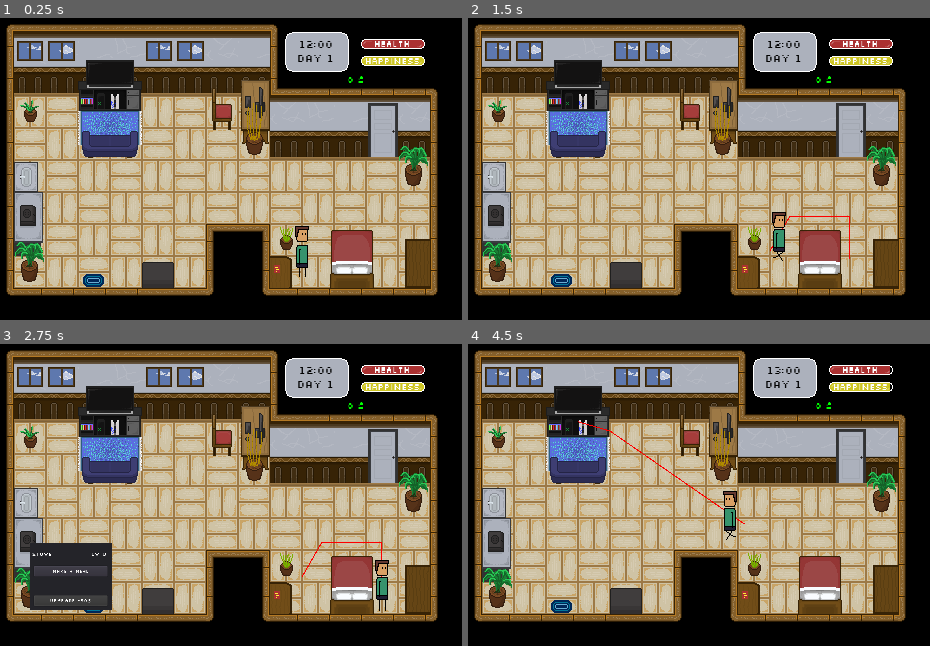
Above: before the commit, frames 1-4 (two rows, left to right).
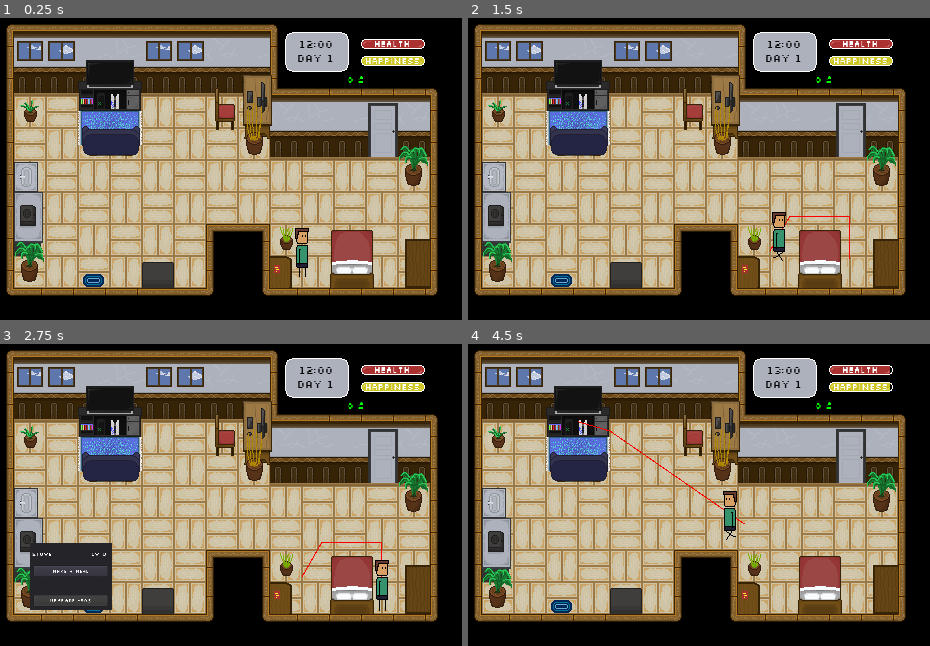
Above: after the commit, the same moments.

Repository: sun-wise-man/work-from-home
Game: Godot game, scene res://scenes/main.tscn
Two runs of this game, one before a commit and one after it. Both use one fixed random seed, a clock stepped at 60 frames per second and the inputs below.
Inputs (mouse positions are in pixels of both pictures, inside the frame that each line leads up to):
- Up to frame 1 (0.25 s): no input
- Up to frame 2 (1.5 s): move the mouse to (819, 259) at 0.52 s; click (819, 259) at 0.67 s; click "Go to sleep" at 1.25 s
- Up to frame 3 (2.75 s): move the mouse to (27, 543) at 2.02 s; click (27, 543) at 2.17 s
- Up to frame 4 (4.5 s): click "Make a meal" at 2.75 s; move the mouse to (578, 413) at 3.52 s; click (578, 413) at 3.67 s; click "Play a game" at 4.25 s

The runs differ from the first frame. In frame 1, 2.0% of the frame differs, in the area x 17-78%, y 18-81%; in frame 2, 1.9%; in frame 3, 1.9%; in frame 4, 1.9%.

Commit message:
Added Animations
Added several animations:
1. Sleeping (Bed Node)
2. Working (PC Node)
3. Playing (Console Node & Sofa Node -- Tilemap Child)
4. Eating (Player Node -- Animated Sprite)

Diff:
--- a/scenes/main.tscn
+++ b/scenes/main.tscn
@@ -21,7 +21,7 @@
 [ext_resource path="res://scenes/EventPanel.gd" type="Script" id=19]
 [ext_resource path="res://scenes/Decision.gd" type="Script" id=20]
 [ext_resource path="res://sprites/Window_64x.png" type="Texture" id=21]
-[ext_resource path="res://sprites/PC_64x.png" type="Texture" id=22]
+[ext_resource path="res://sprites/Chair_64x.png" type="Texture" id=22]
 [ext_resource path="res://sprites/Door_64x.png" type="Texture" id=23]
 [ext_resource path="res://sprites/Furniture_64x.png" type="Texture" id=24]
 [ext_resource path="res://fonts/slkscr.ttf" type="DynamicFontData" id=25]
@@ -33,6 +33,8 @@
 [ext_resource path="res://sprites/Element_Bar/Big_Frame_64x.png" type="Texture" id=31]
 [ext_resource path="res://sprites/Element_Bar/Happiness_GUI_64x.png" type="Texture" id=32]
 [ext_resource path="res://sprites/Element_Bar/Frame_64x.png" type="Texture" id=33]
+[ext_resource path="res://sprites/Eating_64x.png" type="Texture" id=34]
+[ext_resource path="res://sprites/Sofa_64x.png" type="Texture" id=35]
 
 [sub_resource type="NavigationPolygon" id=1]
 vertices = PoolVector2Array( 64.5887, 93.9015, 248.505, 94.3163, 160.561, 103.316, 95.5613, 103.316, 63.9934, 122.475,  …(539 unchanged characters)…
@@ -631,143 +633,280 @@
 11/shapes = [  ]
 11/z_index = 0
 
-[sub_resource type="SpriteFrames" id=4]
+[sub_resource type="AtlasTexture" id=4]
+atlas = ExtResource( 35 )
+region = Rect2( 0, 0, 64, 64 )
+
+[sub_resource type="AtlasTexture" id=5]
+atlas = ExtResource( 35 )
+region = Rect2( 64, 0, 64, 64 )
+
+[sub_resource type="SpriteFrames" id=6]
+animations = [ {
+"frames": [ SubResource( 4 ) ],
+"loop": false,
+"name": "default",
+"speed": 5.0
+}, {
+"frames": [ SubResource( 5 ) ],
+"loop": true,
+"name": "activity",
+"speed": 5.0
+} ]
+
+[sub_resource type="AtlasTexture" id=7]
+atlas = ExtResource( 34 )
+region = Rect2( 0, 0, 64, 64 )
+
+[sub_resource type="AtlasTexture" id=8]
+atlas = ExtResource( 34 )
+region = Rect2( 64, 0, 64, 64 )
+
+[sub_resource type="AtlasTexture" id=9]
+atlas = ExtResource( 34 )
+region = Rect2( 128, 0, 64, 64 )
+
+[sub_resource type="AtlasTexture" id=10]
+atlas = ExtResource( 34 )
+region = Rect2( 192, 0, 64, 64 )
+
+[sub_resource type="SpriteFrames" id=11]
 animations = [ {
 "frames": [ ExtResource( 6 ), ExtResource( 7 ), ExtResource( 8 ), ExtResource( 9 ) ],
 "loop": true,
 "name": "idle",
 "speed": 6.0
 }, {
+"frames": [ SubResource( 7 ), SubResource( 8 ), SubResource( 9 ), SubResource( 10 ) ],
+"loop": true,
+"name": "eating",
+"speed": 3.0
+}, {
 "frames": [ ExtResource( 1 ), ExtResource( 5 ), ExtResource( 4 ), ExtResource( 3 ) ],
 "loop": true,
 "name": "walk",
 "speed": 8.0
 } ]
 
-[sub_resource type="RectangleShape2D" id=5]
+[sub_resource type="RectangleShape2D" id=12]
 extents = Vector2( 7.15993, 26.0387 )
 
-[sub_resource type="RectangleShape2D" id=6]
+[sub_resource type="AtlasTexture" id=13]
+atlas = ExtResource( 13 )
+region = Rect2( 0, 0, 64, 64 )
+
+[sub_resource type="AtlasTexture" id=14]
+atlas = ExtResource( 13 )
+region = Rect2( 64, 0, 64, 64 )
+
+[sub_resource type="AtlasTexture" id=15]
+atlas = ExtResource( 13 )
+region = Rect2( 128, 0, 64, 64 )
+
+[sub_resource type="AtlasTexture" id=16]
+atlas = ExtResource( 13 )
+region = Rect2( 192, 0, 64, 64 )
+
+[sub_resource type="AtlasTexture" id=17]
+atlas = ExtResource( 13 )
+region = Rect2( 0, 64, 64, 64 )
+
+[sub_resource type="SpriteFrames" id=18]
+animations = [ {
+"frames": [ SubResource( 13 ) ],
+"loop": true,
+"name": "default",
+"speed": 3.0
+}, {
+"frames": [ SubResource( 14 ), SubResource( 15 ), SubResource( 16 ), SubResource( 17 ) ],
+"loop": true,
+"name": "sleeping",
+"speed": 3.0
+} ]
+
+[sub_resource type="RectangleShape2D" id=19]
 extents = Vector2( 22.5005, 29.868 )
 
-[sub_resource type="RectangleShape2D" id=7]
+[sub_resource type="RectangleShape2D" id=20]
 extents = Vector2( 16, 25.9756 )
 
-[sub_resource type="RectangleShape2D" id=8]
+[sub_resource type="AtlasTexture" id=55]
+atlas = ExtResource( 15 )
+region = Rect2( 0, 0, 64, 64 )
+
+[sub_resource type="AtlasTexture" id=56]
+atlas = ExtResource( 15 )
+region = Rect2( 64, 0, 64, 64 )
+
+[sub_resource type="AtlasTexture" id=57]
+atlas = ExtResource( 15 )
+region = Rect2( 0, 64, 64, 64 )
+
+[sub_resource type="AtlasTexture" id=58]
+atlas = ExtResource( 15 )
+region = Rect2( 64, 64, 64, 64 )
+
+[sub_resource type="SpriteFrames" id=59]
+animations = [ {
+"frames": [ SubResource( 55 ) ],
+"loop": true,
+"name": "default",
+"speed": 5.0
+}, {
+"frames": [ SubResource( 56 ), SubResource( 57 ), SubResource( 58 ) ],
+"loop": true,
+"name": "activities",
+"speed": 0.5
+} ]
+
+[sub_resource type="RectangleShape2D" id=21]
 extents = Vector2( 30.9083, 25.8009 )
 
-[sub_resource type="RectangleShape2D" id=9]
+[sub_resource type="AtlasTexture" id=22]
+atlas = ExtResource( 22 )
+region = Rect2( 0, 0, 64, 64 )
+
+[sub_resource type="AtlasTexture" id=23]
+atlas = ExtResource( 22 )
+region = Rect2( 64, 0, 64, 64 )
+
+[sub_resource type="AtlasTexture" id=24]
+atlas = ExtResource( 22 )
+region = Rect2( 128, 0, 64, 64 )
+
+[sub_resource type="AtlasTexture" id=25]
+atlas = ExtResource( 22 )
+region = Rect2( 192, 0, 64, 64 )
+
+[sub_resource type="AtlasTexture" id=26]
+atlas = ExtResource( 22 )
+region = Rect2( 256, 0, 64, 64 )
+
+[sub_resource type="SpriteFrames" id=27]
+animations = [ {
+"frames": [ SubResource( 22 ) ],
+"loop": true,
+"name": "default",
+"speed": 5.0
+}, {
+"frames": [ SubResource( 23 ), SubResource( 24 ), SubResource( 25 ), SubResource( 26 ) ],
+"loop": true,
+"name": "working",
+"speed": 5.0
+} ]
+
+[sub_resource type="RectangleShape2D" id=28]
 extents = Vector2( 16, 24.8267 )
 
-[sub_resource type="RectangleShape2D" id=10]
+[sub_resource type="RectangleShape2D" id=29]
 extents = Vector2( 17, 28 )
 
-[sub_resource type="AtlasTexture" id=11]
+[sub_resource type="AtlasTexture" id=30]
 atlas = ExtResource( 21 )
 region = Rect2( 0, 0, 64, 32 )
 
-[sub_resource type="AtlasTexture" id=12]
+[sub_resource type="AtlasTexture" id=31]
 atlas = ExtResource( 21 )
 region = Rect2( 64, 0, 64, 32 )
 
-[sub_resource type="AtlasTexture" id=13]
+[sub_resource type="AtlasTexture" id=32]
 atlas = ExtResource( 21 )
 region = Rect2( 128, 0, 64, 32 )
 
-[sub_resource type="AtlasTexture" id=14]
+[sub_resource type="AtlasTexture" id=33]
 atlas = ExtResource( 21 )
 region = Rect2( 192, 0, 64, 32 )
 
-[sub_resource type="AtlasTexture" id=15]
+[sub_resource type="AtlasTexture" id=34]
 atlas = ExtResource( 21 )
 region = Rect2( 256, 0, 64, 32 )
 
-[sub_resource type="AtlasTexture" id=16]
+[sub_resource type="AtlasTexture" id=35]
 atlas = ExtResource( 21 )
 region = Rect2( 0, 64, 64, 32 )
 
-[sub_resource type="AtlasTexture" id=17]
+[sub_resource type="AtlasTexture" id=36]
 atlas = ExtResource( 21 )
 region = Rect2( 64, 64, 64, 32 )
 
-[sub_resource type="AtlasTexture" id=18]
+[sub_resource type="AtlasTexture" id=37]
 atlas = ExtResource( 21 )
 region = Rect2( 128, 64, 64, 32 )
 
-[sub_resource type="AtlasTexture" id=19]
+[sub_resource type="AtlasTexture" id=38]
 atlas = ExtResource( 21 )
 region = Rect2( 192, 64, 64, 32 )
 
-[sub_resource type="AtlasTexture" id=20]
+[sub_resource type="AtlasTexture" id=39]
 atlas = ExtResource( 21 )
 region = Rect2( 256, 64, 64, 32 )
 
-[sub_resource type="SpriteFrames" id=21]
+[sub_resource type="SpriteFrames" id=40]
 animations = [ {
 "frames": [  ],
 "loop": true,
 "name": "default",
 "speed": 5.0
 }, {
-"frames": [ SubResource( 11 ), SubResource( 12 ), SubResource( 13 ), SubResource( 14 ), SubResource( 15 ), SubResource( 16 ), SubResource( 17 ), SubResource( 18 ), SubResource( 19 ), SubResource( 20 ) ],
+"frames": [ SubResource( 30 ), SubResource( 31 ), SubResource( 32 ), SubResource( 33 ), SubResource( 34 ), SubResource( 35 ), SubResource( 36 ), SubResource( 37 ), SubResource( 38 ), SubResource( 39 ) ],
 "loop": true,
 "name": "window",
 "speed": 5.02
 } ]
 
-[sub_resource type="DynamicFont" id=22]
+[sub_resource type="DynamicFont" id=41]
 size = 13
 font_data = ExtResource( 25 )
 
-[sub_resource type="DynamicFont" id=23]
+[sub_resource type="DynamicFont" id=42]
 size = 10
 font_data = ExtResource( 25 )
 
-[sub_resource type="DynamicFont" id=24]
+[sub_resource type="DynamicFont" id=43]
 size = 13
 font_data = ExtResource( 25 )
 
-[sub_resource type="DynamicFont" id=25]
+[sub_resource type="DynamicFont" id=44]
 size = 13
 font_data = ExtResource( 25 )
 
-[sub_resource type="DynamicFont" id=26]
+[sub_resource type="DynamicFont" id=45]
 size = 13
 font_data = ExtResource( 25 )
 
-[sub_resource type="DynamicFont" id=27]
+[sub_resource type="DynamicFont" id=46]
 size = 10
 font_data = ExtResource( 25 )
 
-[sub_resource type="DynamicFont" id=28]
+[sub_resource type="DynamicFont" id=47]
 size = 10
 font_data = ExtResource( 25 )
 
-[sub_resource type="DynamicFont" id=29]
+[sub_resource type="DynamicFont" id=48]
 size = 12
 font_data = ExtResource( 25 )
 
-[sub_resource type="DynamicFont" id=30]
+[sub_resource type="DynamicFont" id=49]
 size = 11
 font_data = ExtResource( 25 )
 
-[sub_resource type="DynamicFont" id=31]
+[sub_resource type="DynamicFont" id=50]
 size = 11
 font_data = ExtResource( 25 )
 
-[sub_resource type="DynamicFont" id=32]
+[sub_resource type="DynamicFont" id=51]
 size = 11
 font_data = ExtResource( 25 )
 
-[sub_resource type="DynamicFont" id=33]
+[sub_resource type="DynamicFont" id=52]
 size = 14
 font_data = ExtResource( 25 )
 
-[sub_resource type="DynamicFont" id=34]
+[sub_resource type="DynamicFont" id=53]
 size = 14
 font_data = ExtResource( 25 )
 
-[sub_resource type="DynamicFont" id=35]
+[sub_resource type="DynamicFont" id=54]
 size = 12
 font_data = ExtResource( 25 )
 
@@ -777,7 +916,6 @@
 starting_hour = 12
 
 [node name="Navigation2D" type="Navigation2D" parent="."]
-visible = false
 
 [node name="NavigationPolygonInstance" type="NavigationPolygonInstance" parent="Navigation2D"]
 position = Vector2( -0.561279, 1.68368 )
@@ -800,7 +938,11 @@
 tile_set = SubResource( 3 )
 cell_size = Vector2( 32, 32 )
 format = 1
-tile_data = PoolIntArray( 196609, 0, 0, 196611, 8, 0, 196616, 4, 0, 262147, 7, 0, 262157, 3, 0, 458753, 3, 0, 458761, 1, 0, 458765, 11, 0, 524291, 9, 0, 524293, 10, 0, 524297, 5, 0 )
+tile_data = PoolIntArray( 196609, 0, 0, 196611, 8, 0, 196616, 4, 0, 262157, 3, 0, 458753, 3, 0, 458761, 1, 0, 458765, 11, 0, 524291, 9, 0, 524293, 10, 0, 524297, 5, 0 )
+
+[node name="Sofa" type="AnimatedSprite" parent="TileMap"]
+position = Vector2( 129, 126 )
+frames = SubResource( 6 )
 
 [node name="Player" type="KinematicBody2D" parent="."]
 position = Vector2( 320, 251 )
@@ -808,18 +950,17 @@
 speed = 100
 
 [node name="AnimatedSprite" type="AnimatedSprite" parent="Player"]
-frames = SubResource( 4 )
+frames = SubResource( 11 )
 animation = "idle"
-frame = 1
 
 [node name="CollisionShape2D" type="CollisionShape2D" parent="Player"]
-shape = SubResource( 5 )
+shape = SubResource( 12 )
 
 [node name="Objects" type="Node2D" parent="."]
 
-[node name="Bed" type="Sprite" parent="Objects"]
+[node name="Bed" type="AnimatedSprite" parent="Objects"]
 position = Vector2( 369, 256 )
-texture = ExtResource( 13 )
+frames = SubResource( 18 )
 script = ExtResource( 17 )
 __meta__ = {
 "_edit_group_": true
@@ -850,12 +991,12 @@
 
 [node name="CollisionShape2D" type="CollisionShape2D" parent="Objects/Stove/Area2D"]
 position = Vector2( -16, -7 )
-shape = SubResource( 7 )
-
-[node name="Console" type="Sprite" parent="Objects"]
+shape = SubResource( 20 )
+
+[node name="Console" type="AnimatedSprite" parent="Objects"]
 position = Vector2( 128, 80 )
 z_index = -1
-texture = ExtResource( 15 )
+frames = SubResource( 59 )
 script = ExtResource( 17 )
 __meta__ = {
 "_edit_group_": true
@@ -868,16 +1009,13 @@
 
 [node name="CollisionShape2D" type="CollisionShape2D" parent="Objects/Console/Area2D"]
 position = Vector2( -0.117584, 6.17884 )
-shape = SubResource( 8 )
-
-[node name="PC" type="Sprite" parent="Objects"]
-position = Vector2( 256, 112 )
+shape = SubResource( 21 )
+
+[node name="PC" type="AnimatedSprite" parent="Objects"]
+position = Vector2( 258, 107 )
 z_index = -1
-texture = ExtResource( 22 )
+frames = SubResource( 27 )
 script = ExtResource( 17 )
-__meta__ = {
-"_edit_group_": true
-}
 object_names = "PC"
 object_start_cost = 50
 object_cost_increase = 50
@@ -1285,14 +1423,14 @@
 [node name="Label" type="Label" parent="GUI/ActivitySystem/Panel/Button3"]
 margin_right = 180.0
 margin_bottom = 25.0
-custom_fonts/font = SubResource( 35 )
+custom_fonts/font = SubResource( 54 )
 text = "Play a game"
 align = 1
 valign = 1
+[connection signal="hour_pass" from="." to="." method="_on_World_hour_pass"]
+[connection signal="hour_pass" from="." to="Objects/Windows" method="_on_World_hour_pass"]
 [connection signal="hour_pass" from="." to="GUI/HealthBar" method="_on_World_hour_pass"]
 [connection signal="hour_pass" from="." to="GUI/HappinessBar" method="_on_World_hour_pass"]
-[connection signal="hour_pass" from="." to="Objects/Windows" method="_on_World_hour_pass"]
-[connection signal="hour_pass" from="." to="." method="_on_World_hour_pass"]
 [connection signal="hour_pass" from="." to="GUI/Time" method="_on_World_hour_pass"]
 [connection signal="path_done" from="Player" to="." method="_on_Player_path_done"]
 [connection signal="mouse_entered" from="Objects/Bed/Area2D" to="Objects/Bed" method="_on_Area2D_mouse_entered"]
@@ -1311,11 +1449,11 @@
 [connection signal="pressed" from="GUI/DecisionPanel/Option1" to="GUI/DecisionPanel" method="_on_Option1_pressed"]
 [connection signal="pressed" from="GUI/DecisionPanel/Option2" to="GUI/DecisionPanel" method="_on_Option2_pressed"]
 [connection signal="visibility_changed" from="GUI/EventPanel" to="GUI/EventPanel" method="_on_EventPanel_visibility_changed"]
+[connection signal="upgrade_object" from="GUI/ActivitySystem" to="Objects/Stove" method="_on_ActivitySystem_upgrade_object"]
+[connection signal="upgrade_object" from="GUI/ActivitySystem" to="Objects/Bed" method="_on_ActivitySystem_upgrade_object"]
+[connection signal="upgrade_object" from="GUI/ActivitySystem" to="Objects/Console" method="_on_ActivitySystem_upgrade_object"]
+[connection signal="upgrade_object" from="GUI/ActivitySystem" to="Objects/PC" method="_on_ActivitySystem_upgrade_object"]
 [connection signal="upgrade_object" from="GUI/ActivitySystem" to="Objects/Bathroom" method="_on_ActivitySystem_upgrade_object"]
-[connection signal="upgrade_object" from="GUI/ActivitySystem" to="Objects/Bed" method="_on_ActivitySystem_upgrade_object"]
-[connection signal="upgrade_object" from="GUI/ActivitySystem" to="Objects/Stove" method="_on_ActivitySystem_upgrade_object"]
-[connection signal="upgrade_object" from="GUI/ActivitySystem" to="Objects/PC" method="_on_ActivitySystem_upgrade_object"]
-[connection signal="upgrade_object" from="GUI/ActivitySystem" to="Objects/Console" method="_on_ActivitySystem_upgrade_object"]
 [connection signal="mouse_entered" from="GUI/ActivitySystem/Panel" to="." method="_on_Panel_mouse_entered"]
 [connection signal="mouse_exited" from="GUI/ActivitySystem/Panel" to="." method="_on_Panel_mouse_exited"]
 [connection signal="mouse_entered" from="GUI/ActivitySystem/Panel/Button" to="." method="_on_Button_mouse_entered"]
Not shown: 22 places in scenes/main.tscn that only renumber resources
Binary file changed: sprites/Bed_64x.png
Binary file added: sprites/Chair_64x.png
Not shown, added: sprites/Chair_64x.png.import
Binary file changed: sprites/Console_64x.png
Binary file added: sprites/Eating_64x.png
Not shown, added: sprites/Eating_64x.png.import
Binary file added: sprites/Sofa_64x.png
Not shown, added: sprites/Sofa_64x.png.import
